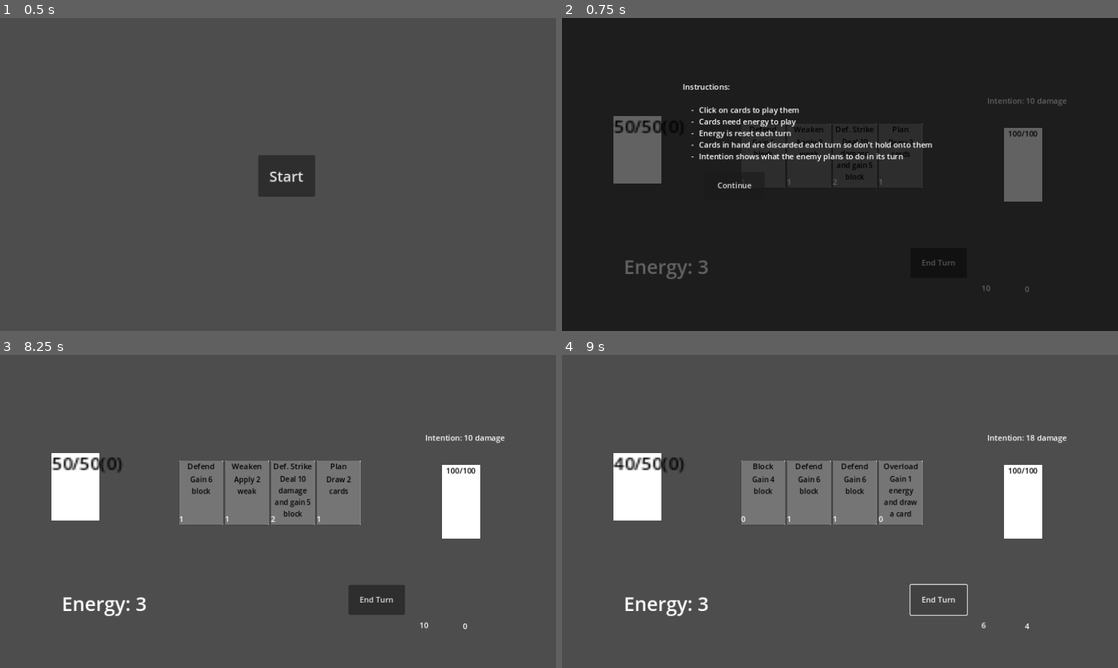
Above: before the commit, frames 1-4 (two rows, left to right).
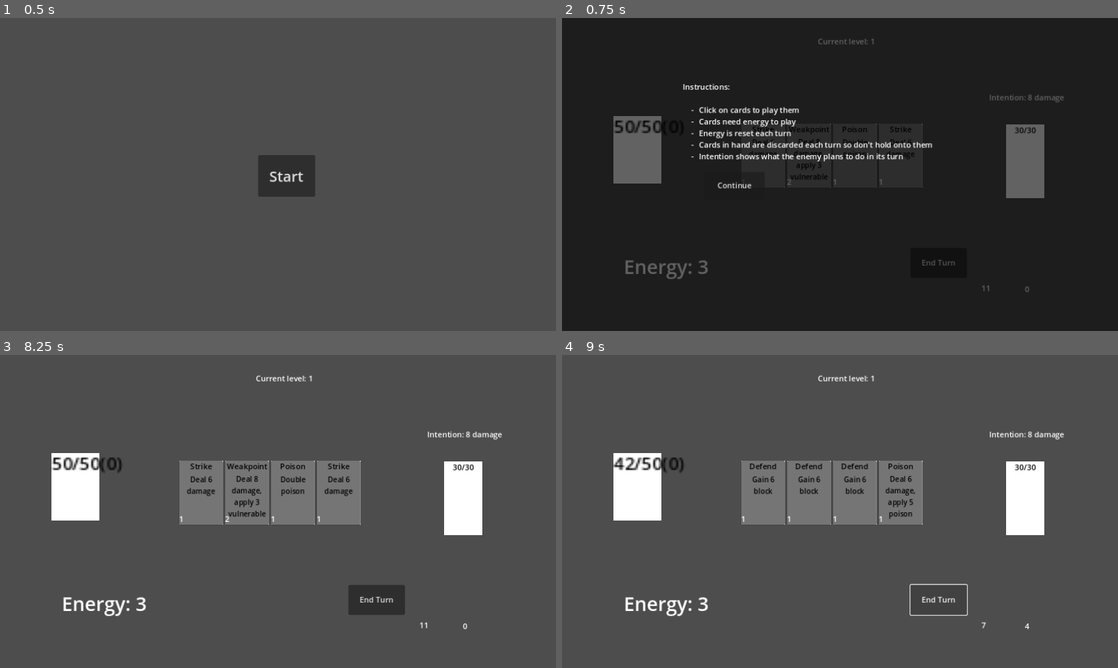
Above: after the commit, the same moments.

Repository: Feli-St/DITgithub
Game: Godot game, scene res://scenes/main_menu.tscn
Same seed, same stepped clock (60 frames per second), same inputs: the game is played once before the commit and once after it.
Inputs (mouse positions are in pixels of both pictures, inside the frame that each line leads up to):
- Up to frame 1 (0.5 s): no input
- Up to frame 2 (0.75 s): click "Start" at 0.5 s
- Up to frame 3 (8.25 s): click "End Turn" at 1.25 s; click (200, 492) at 2 s, where only the run before the commit has a clickable "Defend"; click (200, 492) at 2.75 s, where only the run after the commit has a clickable "Strike"; click (244, 492) at 3.5 s, where only the run before the commit has a clickable "Weaken"; click (244, 492) at 4.25 s, where only the run after the commit has a clickable "Weakpoint"; click (294, 492) at 5 s, where only the run before the commit has a clickable "Def. Strike"; click (294, 492) at 5.75 s, where only the run after the commit has a clickable "Poison"; click (339, 492) at 6.5 s, where only the run before the commit has a clickable "Plan"; click (339, 492) at 7.25 s, where only the run after the commit has a clickable "Strike"; click "Continue" at 8 s
- Up to frame 4 (9 s): click "End Turn" at 8.75 s

Frame 1 is identical in both runs. In frame 2, 0.9% of the frame differs, in the area x 33-91%, y 6-88%; in frame 3, 1.7%; in frame 4, 1.2%.

Commit message:
multiple levels

Diff:
--- a/Slay the Spire Lite/Global/status_manager.gd
+++ b/Slay the Spire Lite/Global/status_manager.gd
@@ -1,20 +1,15 @@
 extends Node
 
 func apply_effect(type:String, target, duration):
-	if not target.status_effects.has(type):
-		target.status_effects[type] = {"duration" : duration}
-	else:
-		target.status_effects[type].duration += duration
+	if target:
+		if not target.status_effects.has(type):
+			target.status_effects[type] = {"duration" : duration}
+		else:
+			target.status_effects[type].duration += duration
 
 
-func has_status(type, target):
-	for status in target.status_effects:
-		if status == type:
-			return true
-	return false
-
 func apply_weak_to_damage(damage):
-	damage *= 0.25
+	damage *= 0.75
 	return roundi(damage)
 
 func apply_vulnerable_to_damage(damage):
@@ -23,9 +18,15 @@
 
 
 func lower_duration(target):
-	var status_effects_copy = target.status_effects.duplicate()
-	for status in status_effects_copy:
-		if target.status_effects[status].duration - 1 > 0:
-			target.status_effects[status].duration -= 1
-		else:
-			target.status_effects.erase(status)
+	if target:
+		var status_effects_copy = target.status_effects.duplicate()
+		for status in status_effects_copy:
+			if target.status_effects[status].duration - 1 > 0:
+				target.status_effects[status].duration -= 1
+			else:
+				target.status_effects.erase(status)
+
+func return_duration(type, target):
+	if target and target.status_effects.has(type):
+		return target.status_effects[type].duration
+	return 0
--- /dev/null
+++ b/Slay the Spire Lite/scenes/cheap_poison_card.tscn
@@ -0,0 +1,10 @@
+[gd_scene load_steps=3 format=3 uid="uid://70in4ysrcdfi"]
+
+[ext_resource type="PackedScene" uid="uid://dunj0l01fp4ij" path="res://scenes/card.tscn" id="1_u5g63"]
+[ext_resource type="Script" path="res://scripts/cheap_poison_card.gd" id="2_rcdtg"]
+
+[node name="CheapPoisonCard" instance=ExtResource("1_u5g63")]
+script = ExtResource("2_rcdtg")
+card_name = "Poison"
+damage = 0
+description = "Double poison"
--- a/Slay the Spire Lite/scenes/defensive_strike.tscn
+++ b/Slay the Spire Lite/scenes/defensive_strike.tscn
@@ -6,5 +6,5 @@
 card_name = "Def. Strike"
 cost = 2
 damage = 10
-block = 5
-description = "Deal 10 damage and gain 5 block"
+block = 10
+description = "Deal 10 damage and gain 10 block"
--- /dev/null
+++ b/Slay the Spire Lite/scenes/discard_card.tscn
@@ -0,0 +1,11 @@
+[gd_scene load_steps=3 format=3 uid="uid://0pqbvupbus8l"]
+
+[ext_resource type="PackedScene" uid="uid://dunj0l01fp4ij" path="res://scenes/card.tscn" id="1_qayjg"]
+[ext_resource type="Script" path="res://scripts/discard_card.gd" id="2_808u3"]
+
+[node name="DiscardCard" instance=ExtResource("1_qayjg")]
+script = ExtResource("2_808u3")
+card_name = "Discard"
+damage = 0
+cards_to_draw = 4
+description = "Discard hand and draw 4 cards"
--- a/Slay the Spire Lite/scenes/draw_card.tscn
+++ b/Slay the Spire Lite/scenes/draw_card.tscn
@@ -6,4 +6,6 @@
 card_name = "Plan"
 damage = 0
 cards_to_draw = 2
-description = "Draw 2 cards"
+status_effect = "vulnerable"
+status_duration = 1
+description = "Draw 2 cards and apply 1 vulnerable"
--- a/Slay the Spire Lite/scenes/game.tscn
+++ b/Slay the Spire Lite/scenes/game.tscn
@@ -15,16 +15,34 @@
 [ext_resource type="PackedScene" uid="uid://cqko8833l8661" path="res://scenes/weak_card.tscn" id="9_3jkgs"]
 [ext_resource type="PackedScene" uid="uid://3cdlp2y8ei8f" path="res://scenes/vulnerable_card.tscn" id="10_lfte1"]
 [ext_resource type="PackedScene" uid="uid://b68ryb7ggov60" path="res://scenes/poison_card.tscn" id="11_evyyq"]
-
-[node name="Game" type="Node2D"]
+[ext_resource type="PackedScene" uid="uid://w6jtsml5cx3m" path="res://scenes/jab_card.tscn" id="12_xbp1y"]
+[ext_resource type="PackedScene" uid="uid://b8iklebrymolk" path="res://scenes/guard_card.tscn" id="13_hatmt"]
+[ext_resource type="PackedScene" uid="uid://0pqbvupbus8l" path="res://scenes/discard_card.tscn" id="14_5rj5m"]
+[ext_resource type="PackedScene" uid="uid://bymfvbwwbhebn" path="res://scenes/poison_damage_card.tscn" id="15_h3eut"]
+[ext_resource type="PackedScene" uid="uid://wsvrol5dmpbs" path="res://scenes/scaling_card.tscn" id="16_q8ad0"]
+[ext_resource type="PackedScene" uid="uid://70in4ysrcdfi" path="res://scenes/cheap_poison_card.tscn" id="16_sj235"]
+
+[node name="Game" type="Node2D" groups=["cards"]]
 script = ExtResource("1_buaqu")
-card_scenes = Array[PackedScene]([ExtResource("6_0hics"), ExtResource("6_0hics"), ExtResource("1_8bvxw"), ExtResource("6_0hics"), ExtResource("6_0hics"), ExtResource("1_8bvxw"), ExtResource("6_ywnbb"), ExtResource("4_xhfir"), ExtResource("5_ped4l"), ExtResource("7_uap7o"), ExtResource("8_3sh4l"), ExtResource("9_3jkgs"), ExtResource("10_lfte1"), ExtResource("11_evyyq")])
+card_scenes = Array[PackedScene]([ExtResource("6_0hics"), ExtResource("1_8bvxw"), ExtResource("6_ywnbb"), ExtResource("4_xhfir"), ExtResource("5_ped4l"), ExtResource("7_uap7o"), ExtResource("8_3sh4l"), ExtResource("9_3jkgs"), ExtResource("10_lfte1"), ExtResource("11_evyyq"), ExtResource("12_xbp1y"), ExtResource("13_hatmt"), ExtResource("14_5rj5m"), ExtResource("15_h3eut"), ExtResource("16_q8ad0")])
+deck = Array[PackedScene]([ExtResource("4_xhfir"), ExtResource("1_8bvxw"), ExtResource("6_0hics"), ExtResource("10_lfte1"), ExtResource("1_8bvxw"), ExtResource("6_0hics"), ExtResource("1_8bvxw"), ExtResource("6_0hics"), ExtResource("1_8bvxw"), ExtResource("6_0hics"), ExtResource("14_5rj5m"), ExtResource("11_evyyq"), ExtResource("15_h3eut"), ExtResource("16_sj235"), ExtResource("16_q8ad0")])
+
+[node name="EnemySpawnPoint" type="Marker2D" parent="."]
+position = Vector2(959, 297)
 
 [node name="Enemy" parent="." instance=ExtResource("3_wekco")]
 position = Vector2(955, 304)
 
 [node name="Player" parent="." instance=ExtResource("4_4ce86")]
 position = Vector2(107, 203)
+
+[node name="Level" type="Label" parent="."]
+offset_left = 530.0
+offset_top = 37.0
+offset_right = 570.0
+offset_bottom = 60.0
+text = "Current level: 1"
+horizontal_alignment = 1
 
 [node name="HUD" parent="." instance=ExtResource("5_68x20")]
 offset_left = 334.0
@@ -47,7 +65,22 @@
 offset_bottom = 40.0
 metadata/_edit_group_ = true
 
+[node name="ColorRect3" type="ColorRect" parent="GameOverScreen"]
+z_index = 1
+layout_mode = 1
+anchors_preset = 15
+anchor_right = 1.0
+anchor_bottom = 1.0
+offset_left = -3.0
+offset_top = -4.0
+offset_right = 1159.0
+offset_bottom = 662.0
+grow_horizontal = 2
+grow_vertical = 2
+color = Color(0, 0, 0, 0.615686)
+
 [node name="Label" type="Label" parent="GameOverScreen"]
+z_index = 2
 layout_mode = 0
 offset_left = 445.0
 offset_top = 237.0
@@ -56,13 +89,23 @@
 theme_override_font_sizes/font_size = 50
 text = "YOU LOST"
 
+[node name="Label2" type="Label" parent="GameOverScreen"]
+z_index = 2
+layout_mode = 0
+offset_left = 506.0
+offset_top = 327.0
+offset_right = 546.0
+offset_bottom = 350.0
+horizontal_alignment = 1
+
 [node name="Button" type="Button" parent="GameOverScreen"]
 process_mode = 3
-layout_mode = 0
-offset_left = 542.0
-offset_top = 316.0
-offset_right = 607.0
-offset_bottom = 347.0
+z_index = 2
+layout_mode = 0
+offset_left = 539.0
+offset_top = 382.0
+offset_right = 604.0
+offset_bottom = 413.0
 text = "Restart"
 
 [node name="VictoryScreen" type="Control" parent="."]
@@ -73,7 +116,22 @@
 offset_bottom = 40.0
 metadata/_edit_group_ = true
 
+[node name="ColorRect2" type="ColorRect" parent="VictoryScreen"]
+z_index = 1
+layout_mode = 1
+anchors_preset = 15
+anchor_right = 1.0
+anchor_bottom = 1.0
+offset_left = -3.0
+offset_top = -4.0
+offset_right = 1159.0
+offset_bottom = 662.0
+grow_horizontal = 2
+grow_vertical = 2
+color = Color(0, 0, 0, 0.615686)
+
 [node name="Label" type="Label" parent="VictoryScreen"]
+z_index = 1
 layout_mode = 0
 offset_left = 428.0
 offset_top = 272.0
@@ -84,12 +142,23 @@
 
 [node name="Button" type="Button" parent="VictoryScreen"]
 process_mode = 3
+z_index = 1
 layout_mode = 0
 offset_left = 513.0
 offset_top = 358.0
 offset_right = 578.0
 offset_bottom = 389.0
-text = "Restart"
+text = "Skip"
+
+[node name="RewardCards" type="HBoxContainer" parent="VictoryScreen"]
+process_mode = 3
+z_index = 1
+layout_mode = 0
+offset_left = 526.0
+offset_top = 118.0
+offset_right = 566.0
+offset_bottom = 158.0
+alignment = 1
 
 [node name="Instructions" type="Control" parent="."]
 visible = false
@@ -148,5 +217,5 @@
 [connection signal="died" from="Player" to="." method="_on_player_died"]
 [connection signal="turn_ended" from="HUD" to="." method="_on_turn_ended"]
 [connection signal="pressed" from="GameOverScreen/Button" to="." method="_on_restart_button_pressed"]
-[connection signal="pressed" from="VictoryScreen/Button" to="." method="_on_restart_button_pressed"]
+[connection signal="pressed" from="VictoryScreen/Button" to="." method="_on_skip_button_pressed"]
 [connection signal="pressed" from="Instructions/Button" to="." method="_on_continue_pressed"]
--- /dev/null
+++ b/Slay the Spire Lite/scenes/guard_card.tscn
@@ -0,0 +1,12 @@
+[gd_scene load_steps=2 format=3 uid="uid://b8iklebrymolk"]
+
+[ext_resource type="PackedScene" uid="uid://dunj0l01fp4ij" path="res://scenes/card.tscn" id="1_vx021"]
+
+[node name="GuardCard" instance=ExtResource("1_vx021")]
+card_name = "Guard"
+cost = 3
+damage = 0
+block = 20
+status_effect = "weak"
+status_duration = 1
+description = "Gain 20 block and apply 1 weak"
--- /dev/null
+++ b/Slay the Spire Lite/scenes/jab_card.tscn
@@ -0,0 +1,9 @@
+[gd_scene load_steps=2 format=3 uid="uid://w6jtsml5cx3m"]
+
+[ext_resource type="PackedScene" uid="uid://dunj0l01fp4ij" path="res://scenes/card.tscn" id="1_npxxa"]
+
+[node name="JabCard" instance=ExtResource("1_npxxa")]
+card_name = "Jab"
+cost = 0
+damage = 4
+description = "Deal 4 damage"
--- a/Slay the Spire Lite/scenes/poison_card.tscn
+++ b/Slay the Spire Lite/scenes/poison_card.tscn
@@ -4,7 +4,6 @@
 
 [node name="PoisonCard" instance=ExtResource("1_5q4c1")]
 card_name = "Poison"
-cost = 2
 status_effect = "poison"
 status_duration = 5
 description = "Deal 6 damage, apply 5 poison"
--- /dev/null
+++ b/Slay the Spire Lite/scenes/poison_damage_card.tscn
@@ -0,0 +1,11 @@
+[gd_scene load_steps=3 format=3 uid="uid://bymfvbwwbhebn"]
+
+[ext_resource type="PackedScene" uid="uid://dunj0l01fp4ij" path="res://scenes/card.tscn" id="1_182as"]
+[ext_resource type="Script" path="res://scripts/PoisonDamageCard.gd" id="2_uwv6r"]
+
+[node name="PoisonDamageCard" instance=ExtResource("1_182as")]
+script = ExtResource("2_uwv6r")
+card_name = "Venom"
+cost = 0
+damage = 0
+description = "Deal damage equal to poison"
--- /dev/null
+++ b/Slay the Spire Lite/scenes/scaling_card.tscn
@@ -0,0 +1,11 @@
+[gd_scene load_steps=3 format=3 uid="uid://wsvrol5dmpbs"]
+
+[ext_resource type="PackedScene" uid="uid://dunj0l01fp4ij" path="res://scenes/card.tscn" id="1_vr78g"]
+[ext_resource type="Script" path="res://scripts/ScalingCard.gd" id="2_k577f"]
+
+[node name="ScalingCard" instance=ExtResource("1_vr78g")]
+script = ExtResource("2_k577f")
+card_name = "Charge"
+cost = 2
+damage = 8
+description = ""
--- a/Slay the Spire Lite/scenes/vulnerable_card.tscn
+++ b/Slay the Spire Lite/scenes/vulnerable_card.tscn
@@ -5,7 +5,7 @@
 [node name="VulnerableCard" instance=ExtResource("1_27atn")]
 card_name = "Weakpoint"
 cost = 2
-damage = 4
+damage = 8
 status_effect = "vulnerable"
-status_duration = 2
-description = "Deal 4 damage, apply 2 vulnerable"
+status_duration = 3
+description = "Deal 8 damage, apply 3 vulnerable"
--- a/Slay the Spire Lite/scenes/weak_card.tscn
+++ b/Slay the Spire Lite/scenes/weak_card.tscn
@@ -6,7 +6,6 @@
 script/source = "extends \"res://scripts/card.gd\"
 
 @onready var status_manager = \"res://scripts/status_manager.gd\"
-@onready var enemy = \"res://scenes/enemy.tscn\"
 func _on_card_played():
 	super._on_card_clicked()
 	status_manager.apply_effect(\"weak\", enemy, )
--- a/Slay the Spire Lite/scripts/Player.gd
+++ b/Slay the Spire Lite/scripts/Player.gd
@@ -37,6 +37,10 @@
 		die()
 	update_health()
 
+func gain_health(amount):
+	current_health = min(current_health + amount, max_health)
+
+
 func apply_block(block_added):
 	block += block_added
 	print(block_added, "added to block")
--- /dev/null
+++ b/Slay the Spire Lite/scripts/PoisonDamageCard.gd
@@ -0,0 +1,10 @@
+extends "res://scripts/card.gd"
+
+func _on_card_clicked():
+	if not is_reward_card:
+		if enemy.status_effects.has("poison"):
+			damage = StatusManager.return_duration("poison", enemy)
+		super._on_card_clicked()
+
+func _ready():
+	super._ready()
--- /dev/null
+++ b/Slay the Spire Lite/scripts/ScalingCard.gd
@@ -0,0 +1,15 @@
+extends "res://scripts/card.gd"
+
+
+# Called when the node enters the scene tree for the first time.
+func _ready():
+	update_description()
+	super._ready()
+
+func update_description():
+	description = "Deal " + str(damage) + " damage, increase by 2 each time"
+	description_label.text = description
+func _on_card_clicked():
+	super._on_card_clicked()
+	damage += 2
+	update_description()
--- a/Slay the Spire Lite/scripts/card.gd
+++ b/Slay the Spire Lite/scripts/card.gd
@@ -10,22 +10,29 @@
 @export var status_duration:int
 @export var description = "Deal 6 damage"
 signal card_played(damage, block, cost)
+signal chosen_as_reward_card(card)
 @onready var cardName = $CardName
 @onready var description_label = $Description
 @onready var cost_label = $Cost
+@onready var StatusManager = $"/root/StatusManager"
+var game = null
+var enemy = null
+var player = null
+var is_reward_card = false
 
 # Called when the node enters the scene tree for the first time.
 func _ready():
+	self.connect("pressed", _on_card_clicked)
 	cardName.text = card_name
 	description_label.text = description
 	cost_label.text = str(cost)
 	cost_label.tooltip_text = "This card costs " + str(cost) + " energy to play"
 
-# Called every frame. 'delta' is the elapsed time since the previous frame.
-func _process(delta):
-	pass
-
 func _on_card_clicked():
-	if GameState.get_current_energy() >= cost:		#fix this next time please its so confusing and makes no sense like this
-		print("Card clicked:", card_name)
-		emit_signal("card_played", damage, block, energy, cost, cards_to_draw, status_effect, status_duration, self)
+	if is_reward_card:
+		emit_signal("chosen_as_reward_card", self)
+		print(self, " selected as reward")
+	else:
+		if GameState.get_current_energy() >= cost:		#fix this next time please its so confusing and makes no sense like this
+			print("Card clicked:", card_name)
+			emit_signal("card_played", damage, block, energy, cost, cards_to_draw, status_effect, status_duration, self)
--- /dev/null
+++ b/Slay the Spire Lite/scripts/cheap_poison_card.gd
@@ -0,0 +1,10 @@
+extends "res://scripts/card.gd"
+
+func _on_card_clicked():
+	if not is_reward_card:
+		StatusManager.apply_effect("poison", enemy, StatusManager.return_duration("poison", enemy))
+		enemy.update_status()
+		super._on_card_clicked()
+
+func _ready():
+	super._ready()
--- /dev/null
+++ b/Slay the Spire Lite/scripts/discard_card.gd
@@ -0,0 +1,9 @@
+extends "res://scripts/card.gd"
+
+func _on_card_clicked():
+	if not is_reward_card:
+		game.discard_hand()
+	super._on_card_clicked()
+
+func _ready():
+	super._ready()
--- a/Slay the Spire Lite/scripts/enemy.gd
+++ b/Slay the Spire Lite/scripts/enemy.gd
@@ -1,11 +1,13 @@
 extends Node2D
 
-@export var max_health = 100
+@export var max_health = 30
 var current_health
 @onready var health = $Health
 @onready var intention_text = $Intention
 @onready var status_manager = $"/root/StatusManager"
 @onready var status_label = $Status
+var intention_min = 0
+var intention_max = 10
 var intention
 var damage
 var status_effects = {}
@@ -20,7 +22,7 @@
 	change_intention()
 
 func change_intention():
-	intention = randi_range(10, 25)
+	intention = randi_range(intention_min, intention_max)
 	intention_text.text = "Intention: " + str(intention) + " damage"
 	intention_text.tooltip_text = "The enemy intends to attack for " + str(intention) + " damage"
 
--- a/Slay the Spire Lite/scripts/game.gd
+++ b/Slay the Spire Lite/scripts/game.gd
@@ -10,19 +10,27 @@
 @onready var VictoryScreen = $VictoryScreen
 @onready var instructions = $Instructions
 @export var card_scenes : Array[PackedScene]
+@export var deck : Array[PackedScene]
 var draw_pile = []
 var hand = []
 var discard_pile = []
+var encounter_level = 1
 # Called when the node enters the scene tree for the first time.
 func _ready():
-	for card_scene in card_scenes:
+	for card_scene in deck:
 		var card_instance = card_scene.instantiate()
+		card_instance.add_to_group("cards")
 		card_instance.connect("card_played", _on_card_card_played)
+		card_instance.game = self
+		card_instance.enemy = enemy
+		card_instance.player = player
 		draw_pile.append(card_instance)
 	shuffle_draw_pile()
 	draw_cards(4)
 	if not GameState.instructions_seen:
 		instructions.visible = true
+	enemy.position = $EnemySpawnPoint.global_position
+	update_level()
 
 func draw_cards(amount):
 	for i in range(amount):
@@ -63,6 +71,18 @@
 
 func add_card_to_hand_ui(card):
 	hand_ui.add_child(card)
+
+func add_card_to_deck(card):
+	deck.append(card)
+	var card_instance = card.instantiate()
+	card_instance.connect("card_played", _on_card_card_played)
+	card_instance.game = self
+	card_instance.enemy = enemy
+	card_instance.player = player
+	draw_pile.append(card_instance)
+
+func remove_card_from_deck(card):
+	deck.erase(card)
 
 func _on_card_card_played(damage, block, energy, cost, cards_to_draw, status_effect, status_duration, card):
 	if cost <= GameState.get_current_energy():
@@ -86,7 +106,8 @@
 				draw_cards(cards_to_draw)
 			if status_effect:
 				StatusManager.apply_effect(status_effect, enemy, status_duration)
-				enemy.update_status()
+				if enemy:
+					enemy.update_status()
 			discard_card(card)
 
 
@@ -94,21 +115,68 @@
 	enemy = null
 	VictoryScreen.visible = true
 	get_tree().paused = true
+	var reward_cards = []
+	for i in range(3):
+		var card_scene
+		while true:
+			card_scene = card_scenes.pick_random()
+			if card_scene not in reward_cards:
+				reward_cards.append(card_scene)
+				break
+		var card = card_scene.instantiate()
+		card.is_reward_card = true
+		card.connect("chosen_as_reward_card", _on_reward_card_chosen)
+		$VictoryScreen/RewardCards.add_child(card)
+
+func _on_reward_card_chosen(card):
+	var scene_path = card.scene_file_path
+	var packed_scene = load(scene_path) as PackedScene
+	add_card_to_deck(packed_scene)
+	card.is_reward_card = false
+	print("Reward card added to deck")
+	start_next_encounter()
+
+func start_next_encounter():
+	VictoryScreen.visible = false
+	for child in $VictoryScreen/RewardCards.get_children():
+		$VictoryScreen/RewardCards.remove_child(child)
+	get_tree().paused = false
+	discard_hand()
+	reshuffle()
+	shuffle_draw_pile()
+	encounter_level += 1
+	update_level()
+
+	enemy = preload("res://scenes/enemy.tscn").instantiate()
+	enemy.max_health += encounter_level * 2
+	enemy.intention_min += encounter_level
+	enemy.intention_max += encounter_level
+	enemy.position = $EnemySpawnPoint.global_position
+	add_child(enemy)
+	enemy.connect("attacked", _on_enemy_attacked)
+	enemy.connect("enemy_defeated", _on_enemy_defeated)
+	for card in draw_pile:
+		card.enemy = enemy
+
+	turn_start()
 
 func turn_start():
 	if enemy:
 		GameState.reset_energy()
-		player.reset_block()
+		if player:
+			player.reset_block()
 		if enemy.status_effects.has("poison"):
 			enemy.take_damage(enemy.status_effects["poison"].duration)
 		StatusManager.lower_duration(enemy)
-		enemy.update_status()
+		if enemy:
+			enemy.update_status()
+			enemy.change_intention()
+			print(enemy.status_effects)
 		draw_cards(4)
-		enemy.change_intention()
 		#print(draw_pile)
 		#print(hand)
 		#print(discard_pile)
-		print(enemy.status_effects)
+
 
 
 func _on_turn_ended():
@@ -124,14 +192,22 @@
 
 func _on_player_died():
 	GameOverScreen.visible = true
+	player = null
+	$GameOverScreen/Label2.text = "You got to level " + str(encounter_level)
 	get_tree().paused = true
-
 
 func _on_restart_button_pressed():
 	get_tree().paused = false
 	get_tree().reload_current_scene()
 
+func _on_skip_button_pressed():
+	player.gain_health(25)
+	start_next_encounter()
+
 
 func _on_continue_pressed():
 	instructions.visible = false
 	GameState.instructions_seen = true
+
+func update_level():
+	$Level.text = "Current level: " + str(encounter_level)
Not shown: 1 places in Slay the Spire Lite/scenes/game.tscn that only renumber resources
